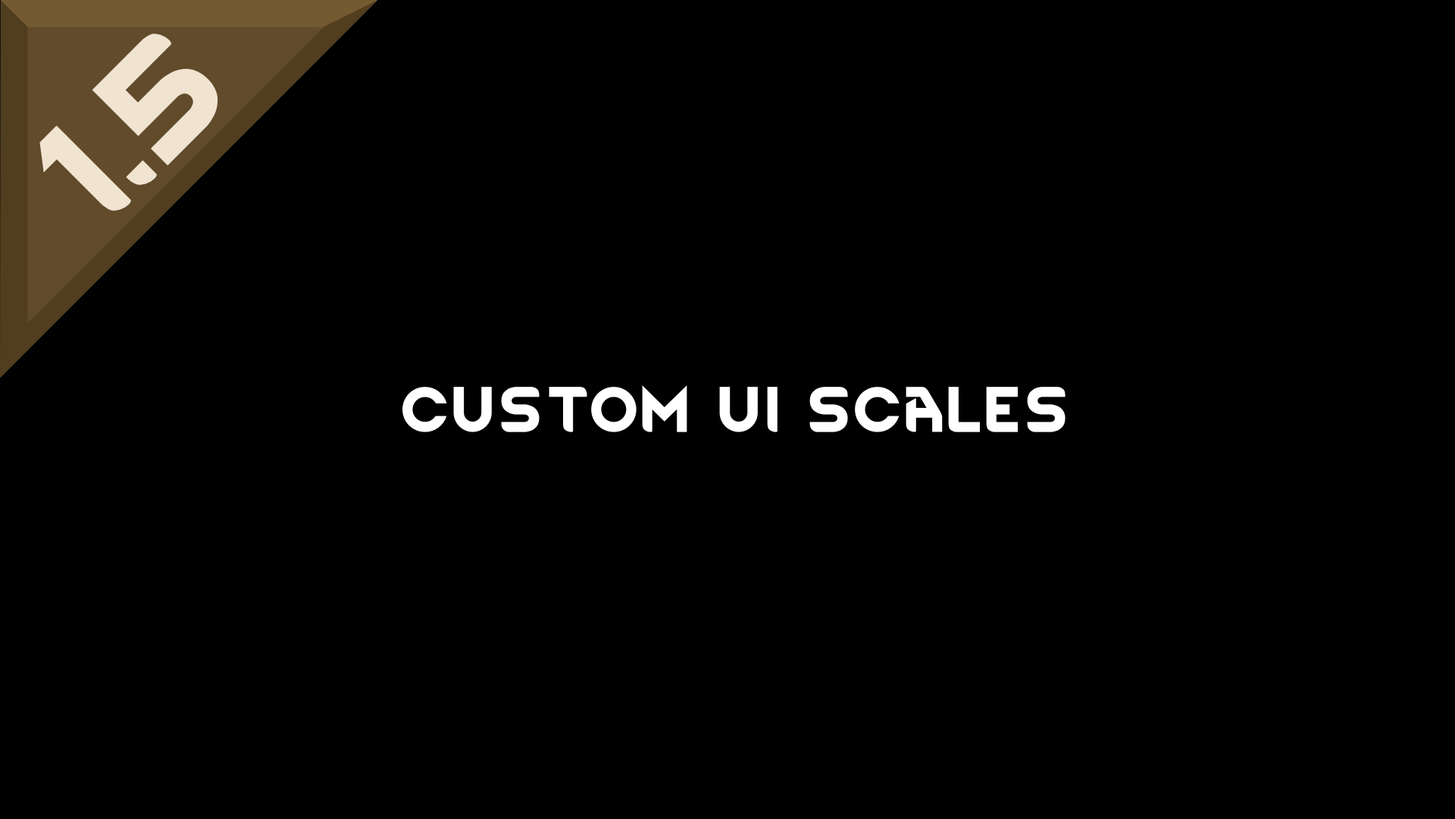
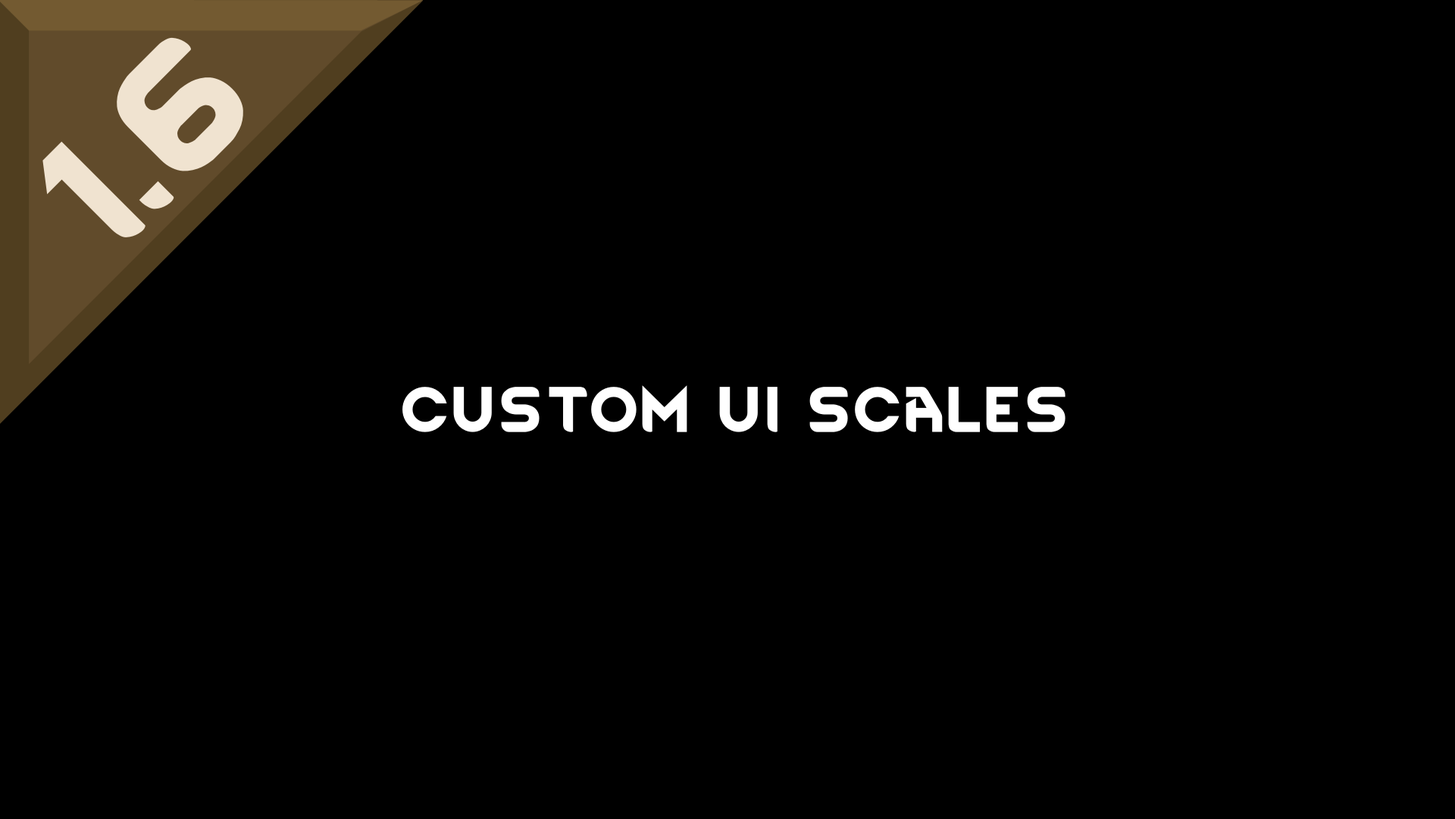
Layer changes from the first 1455 × 819 image to the second:
painted on "Paint Layer 3 (pasted)" over [0, 0, 424, 411]
painted on "1.4.png" over [0, 0, 332, 334]
painted on "Background" over [0, 0, 424, 424]
